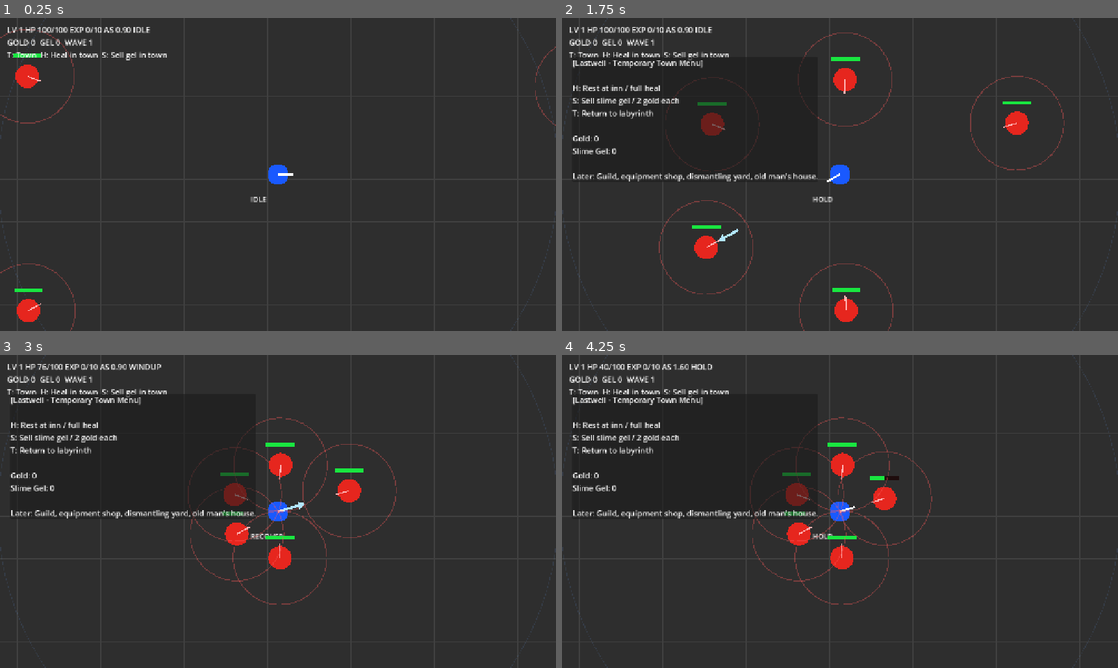
Above: before the commit, frames 1-4 (two rows, left to right).
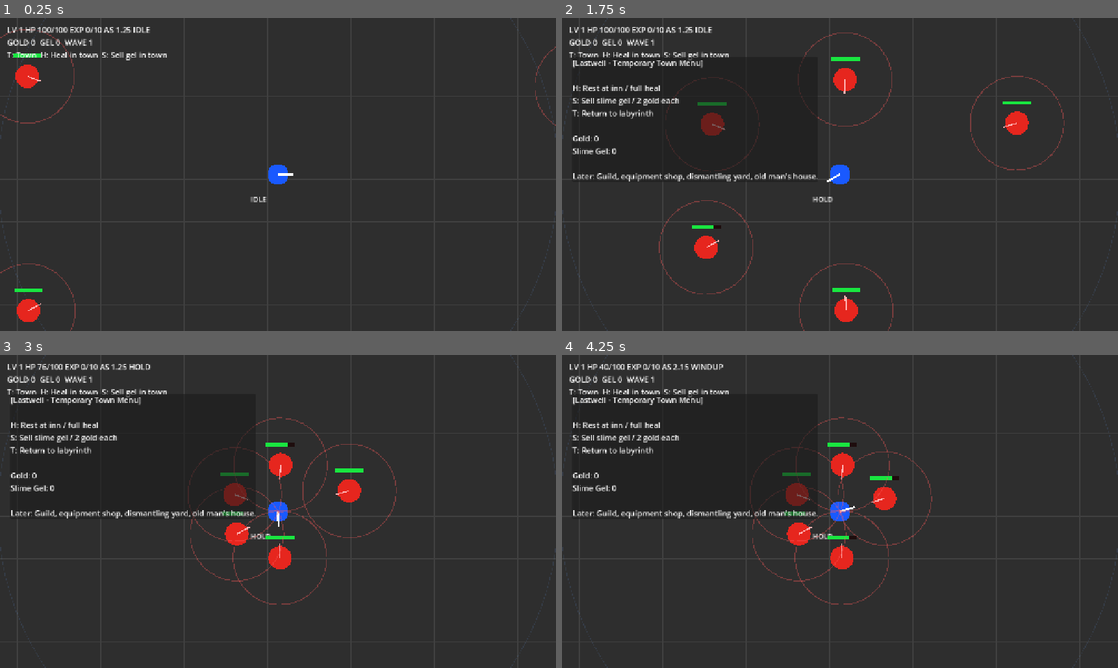
Above: after the commit, the same moments.

Repository: danyoon0760/last-archer
Game: Godot game, scene res://scenes/Main.tscn
Same seed, same stepped clock (60 frames per second), same inputs: the game is played once before the commit and once after it.
Inputs (mouse positions are in pixels of both pictures, inside the frame that each line leads up to):
- Up to frame 1 (0.25 s): no input
- Up to frame 2 (1.75 s): tap Enter at 0.5 s; move the mouse to (962, 158) at 0.52 s; hold W 0.53-1.28 s; tap T at 0.6 s; click (962, 158) at 0.67 s; move the mouse to (728, 190) at 1.27 s; hold S from 1.28 s (still down); tap H at 1.35 s
- Up to frame 3 (3 s): move the mouse to (333, 442) at 2.02 s; release S at 2.03 s; hold W from 2.03 s (still down); tap R at 2.1 s; move the mouse to (250, 574) at 2.77 s; tap E at 2.85 s; click (250, 574) at 2.92 s
- Up to frame 4 (4.25 s): move the mouse to (1006, 558) at 3.52 s; release W at 3.53 s; hold A from 3.53 s (still down); tap Q at 3.6 s

The runs differ from the first frame. In frame 1, less than 0.1% of the frame differs, in the area x 20-24%, y 2-5%; in frame 2, less than 0.1%; in frame 3, 0.2%, in the area x 20-55%, y 2-59%; in frame 4, 0.2%.

Commit message:
Increase player attack speed

Diff:
--- a/scripts/player_kite.gd
+++ b/scripts/player_kite.gd
@@ -5,10 +5,10 @@
 @export var move_speed := 400.0
 @export var max_hp := 100
 @export var attack_range := 430.0
-@export var attack_speed := 0.90
-@export var windup_ratio := 0.22
-@export var min_windup := 0.08
-@export var recovery := 0.03
+@export var attack_speed := 1.25
+@export var windup_ratio := 0.20
+@export var min_windup := 0.07
+@export var recovery := 0.02
 @export var damage := 25
 @export var projectile_speed := 1450.0
 @export var projectile_lifetime := 1.1
@@ -161,7 +161,7 @@
 
 func ready(): return now()>=last_shot+interval()
 func interval(): return 1.0/maxf(aspeed(),0.1)
-func aspeed(): return attack_speed+(0.7 if q>0 else 0.0)
+func aspeed(): return attack_speed+(0.9 if q>0 else 0.0)
 func windup_time(): return maxf(min_windup,interval()*windup_ratio)
 func now(): return Time.get_ticks_msec()/1000.0
 func valid(x): return x!=null and is_instance_valid(x) and x is Node2D and (x as Node2D).is_inside_tree()
